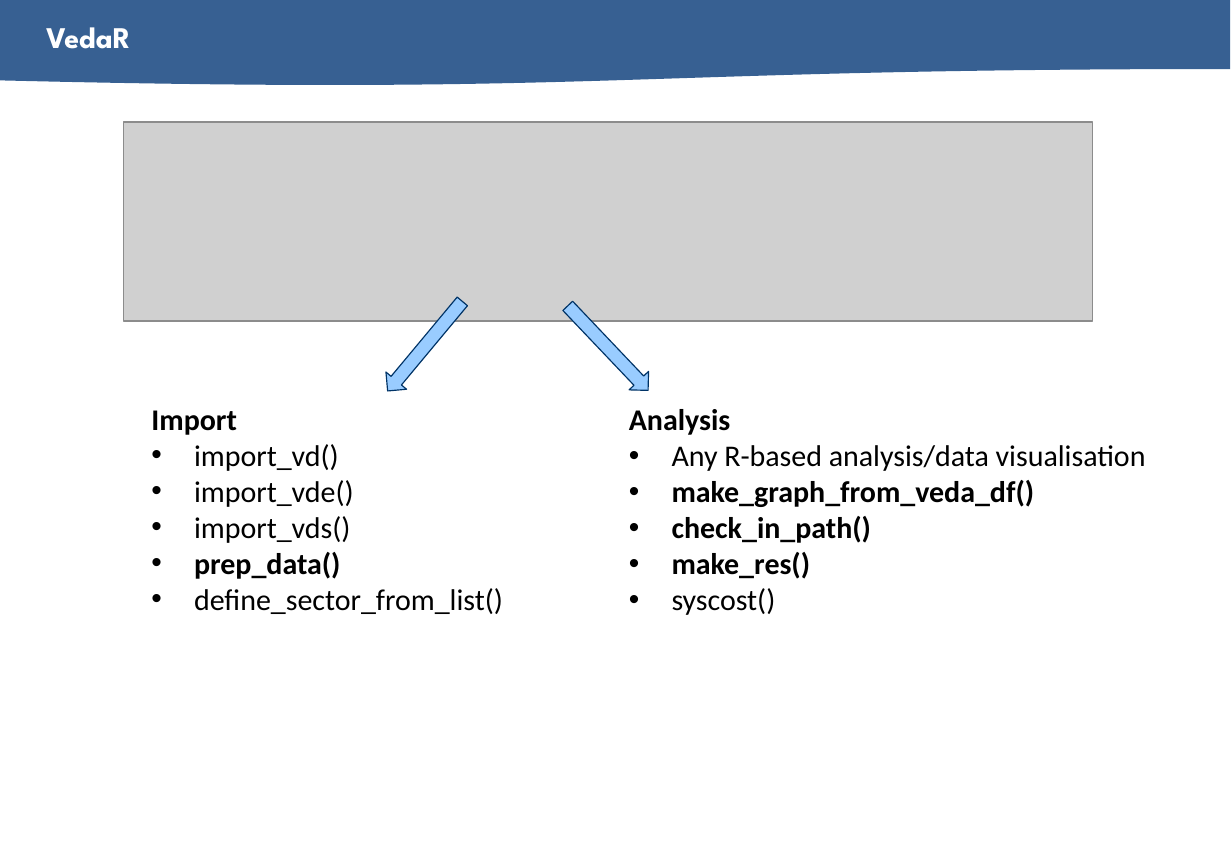
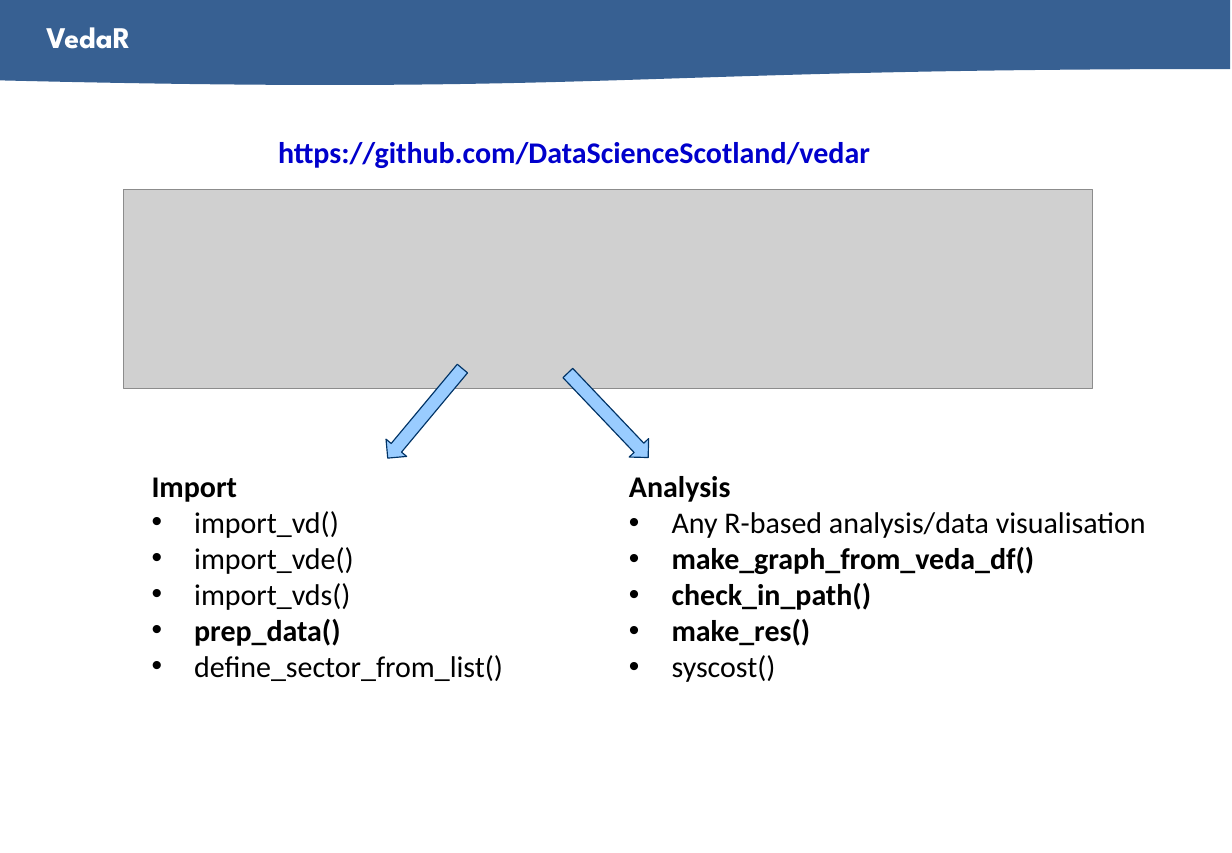
Before and after one commit to irisoren-sg/ETSAP_talk_Nov2021, a slide deck: slide 5 of TIMES_ETSAP_Nov2021_final.pptx. Drawn at 1232x853 pixels with LibreOffice and Linux fonts; fonts in the diff are those of the drawing; grey boxes stand for pictures; background and template pictures are left out. Boxes give left, top, right and bottom in pixels: in the first picture for what was removed or moved away, otherwise in the second. Text is boxed around its words. In the diff, an @@ line names an element or a change of style, - is before the commit and + after.

Commit message:
final talk

```diff
--- a/TIMES_ETSAP_Nov2021_final.pptx
+++ b/TIMES_ETSAP_Nov2021_final.pptx
@@ text added at bbox=[278, 142, 870, 168], 19 pt, text #0000CC, bold @@
+https://github.com/DataScienceScotland/vedar
@@ 2 texts, 2 down arrows, 1 picture: place and size @@
-2 texts, 2 down arrows, 1 picture at bbox=[124, 122, 1146, 615]
+2 texts, 2 down arrows, 1 picture at bbox=[124, 189, 1146, 682]
```
Also in this commit, not shown: 2 other files.
